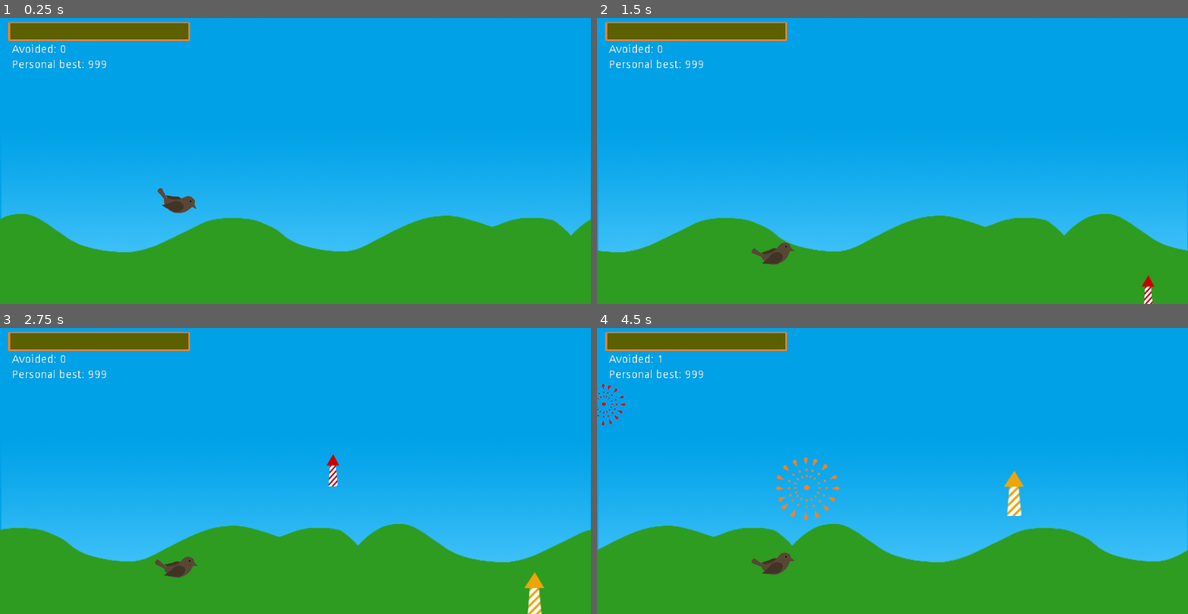
Above: before the commit, frames 1-4 (two rows, left to right).
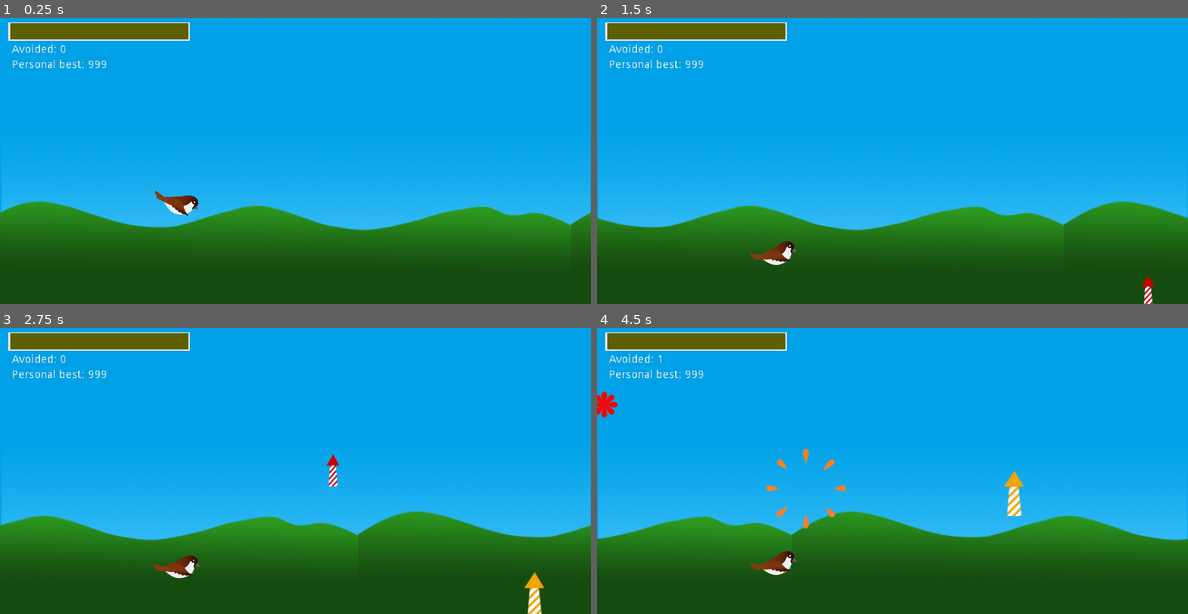
Above: after the commit, the same moments.

Repository: cuadrakev/Mint-Griffon-Game
Game: Godot game, scene res://scenes/Game.tscn
The game is run twice, just before and just after one commit, with the same random seed, the same clock (stepped at 60 frames per second) and the same inputs.
Inputs (mouse positions are in pixels of both pictures, inside the frame that each line leads up to):
- Up to frame 1 (0.25 s): no input
- Up to frame 2 (1.5 s): move the mouse to (1022, 146) at 0.52 s; click (1022, 146) at 0.67 s; move the mouse to (774, 175) at 1.27 s; click (774, 175) at 1.42 s
- Up to frame 3 (2.75 s): move the mouse to (354, 408) at 2.02 s; click (354, 408) at 2.17 s
- Up to frame 4 (4.5 s): move the mouse to (862, 528) at 2.77 s; click (862, 528) at 2.92 s; move the mouse to (1069, 513) at 3.52 s; click (1069, 513) at 3.67 s; move the mouse to (715, 428) at 4.27 s; click (715, 428) at 4.42 s

The runs differ from the first frame. In frame 1, 31% of the frame differs, in the area x 0-100%, y 1-100%; in frame 2, 30%; in frame 3, 30%; in frame 4, 31%.

Commit message:
Added fireworks animation and background change

Diff:
--- a/scenes/BirdSprites.tres
+++ b/scenes/BirdSprites.tres
@@ -1,14 +1,17 @@
-[gd_resource type="SpriteFrames" load_steps=10 format=2]
+[gd_resource type="SpriteFrames" load_steps=13 format=2]
 
-[ext_resource path="res://sprites/birds/sparrow/sparrow2.png" type="Texture" id=1]
-[ext_resource path="res://sprites/birds/sparrow/sparrow1.png" type="Texture" id=2]
-[ext_resource path="res://sprites/birds/sparrow/sparrow3.png" type="Texture" id=3]
-[ext_resource path="res://sprites/birds/sparrow/sparrow4.png" type="Texture" id=4]
-[ext_resource path="res://sprites/birds/sparrow/sparrow5.png" type="Texture" id=5]
+[ext_resource path="res://sprites/birds/sparrow/sparrow_4.png" type="Texture" id=1]
+[ext_resource path="res://sprites/birds/sparrow/sparrow_1.png" type="Texture" id=2]
+[ext_resource path="res://sprites/birds/sparrow/sparrow_6.png" type="Texture" id=3]
+[ext_resource path="res://sprites/birds/sparrow/sparrow_7.png" type="Texture" id=4]
+[ext_resource path="res://sprites/birds/sparrow/sparrow_5.png" type="Texture" id=5]
 [ext_resource path="res://sprites/birds/dove/dove1.png" type="Texture" id=6]
 [ext_resource path="res://sprites/birds/dove/dove2.png" type="Texture" id=7]
 [ext_resource path="res://sprites/birds/dove/dove4.png" type="Texture" id=8]
 [ext_resource path="res://sprites/birds/dove/dove3.png" type="Texture" id=9]
+[ext_resource path="res://sprites/birds/sparrow/sparrow_8.png" type="Texture" id=10]
+[ext_resource path="res://sprites/birds/sparrow/sparrow_3.png" type="Texture" id=11]
+[ext_resource path="res://sprites/birds/sparrow/sparrow_2.png" type="Texture" id=12]
 
 [resource]
 animations = [ {
@@ -17,7 +20,7 @@
 "name": "dove",
 "speed": 5.0
 }, {
-"frames": [ ExtResource( 2 ), ExtResource( 1 ), ExtResource( 3 ), ExtResource( 4 ), ExtResource( 5 ), ExtResource( 4 ), ExtResource( 3 ), ExtResource( 1 ), ExtResource( 2 ) ],
+"frames": [ ExtResource( 2 ), ExtResource( 12 ), ExtResource( 11 ), ExtResource( 1 ), ExtResource( 5 ), ExtResource( 3 ), ExtResource( 4 ), ExtResource( 10 ) ],
 "loop": true,
 "name": "sparrow",
 "speed": 15.0
--- /dev/null
+++ b/scenes/FireworkSprites.tres
@@ -0,0 +1,31 @@
+[gd_resource type="SpriteFrames" load_steps=17 format=2]
+
+[ext_resource path="res://sprites/fireworks/red_circle/red_circle_2.png" type="Texture" id=1]
+[ext_resource path="res://sprites/fireworks/red_circle/red_circle_7.png" type="Texture" id=2]
+[ext_resource path="res://sprites/fireworks/red_circle/red_circle_1.png" type="Texture" id=3]
+[ext_resource path="res://sprites/fireworks/orange_circle/orange_8.png" type="Texture" id=4]
+[ext_resource path="res://sprites/fireworks/orange_circle/orange_4.png" type="Texture" id=5]
+[ext_resource path="res://sprites/fireworks/red_circle/red_circle_3.png" type="Texture" id=6]
+[ext_resource path="res://sprites/fireworks/red_circle/red_circle_6.png" type="Texture" id=7]
+[ext_resource path="res://sprites/fireworks/orange_circle/orange_7.png" type="Texture" id=8]
+[ext_resource path="res://sprites/fireworks/red_circle/red_circle_8.png" type="Texture" id=9]
+[ext_resource path="res://sprites/fireworks/red_circle/red_circle_4.png" type="Texture" id=10]
+[ext_resource path="res://sprites/fireworks/orange_circle/orange_6.png" type="Texture" id=11]
+[ext_resource path="res://sprites/fireworks/red_circle/red_circle_5.png" type="Texture" id=12]
+[ext_resource path="res://sprites/fireworks/orange_circle/orange_5.png" type="Texture" id=13]
+[ext_resource path="res://sprites/fireworks/orange_circle/orange_1.png" type="Texture" id=14]
+[ext_resource path="res://sprites/fireworks/orange_circle/orange_3.png" type="Texture" id=15]
+[ext_resource path="res://sprites/fireworks/orange_circle/orange_2.png" type="Texture" id=16]
+
+[resource]
+animations = [ {
+"frames": [ ExtResource( 4 ), ExtResource( 14 ), ExtResource( 16 ), ExtResource( 15 ), ExtResource( 5 ), ExtResource( 13 ), ExtResource( 11 ), ExtResource( 8 ) ],
+"loop": true,
+"name": "orange",
+"speed": 8.0
+}, {
+"frames": [ ExtResource( 1 ), ExtResource( 6 ), ExtResource( 10 ), ExtResource( 12 ), ExtResource( 7 ), ExtResource( 2 ), ExtResource( 9 ), ExtResource( 3 ) ],
+"loop": true,
+"name": "red",
+"speed": 8.0
+} ]
--- a/scenes/FireworksNode.tscn
+++ b/scenes/FireworksNode.tscn
@@ -6,6 +6,7 @@
 [ext_resource path="res://scripts/FireworksNode.gd" type="Script" id=4]
 [ext_resource path="res://audio/boom1.wav" type="AudioStream" id=5]
 [ext_resource path="res://audio/swoosh2.wav" type="AudioStream" id=6]
+[ext_resource path="res://scenes/FireworkSprites.tres" type="SpriteFrames" id=7]
 
 [sub_resource type="CircleShape2D" id=1]
 radius = 7.85989
@@ -30,8 +31,16 @@
 collision_layer = 2
 
 [node name="Sprite" type="Sprite" parent="Explosion/Area2D"]
+visible = false
 scale = Vector2( 0.8, 0.8 )
 texture = ExtResource( 1 )
+
+[node name="AnimatedSprite" type="AnimatedSprite" parent="Explosion/Area2D"]
+frames = ExtResource( 7 )
+animation = "orange"
+frame = 4
+speed_scale = 1.2
+playing = true
 
 [node name="CollisionShape2D" type="CollisionShape2D" parent="Explosion/Area2D"]
 scale = Vector2( 8, 8 )
--- a/scenes/Game.tscn
+++ b/scenes/Game.tscn
@@ -3,13 +3,13 @@
 [ext_resource path="res://scripts/SceneScript.gd" type="Script" id=1]
 [ext_resource path="res://objects/BirdPlayer.tscn" type="PackedScene" id=2]
 [ext_resource path="res://scripts/hitCount.gd" type="Script" id=3]
-[ext_resource path="res://sprites/background/bg1.png" type="Texture" id=4]
+[ext_resource path="res://sprites/background/background_4.png" type="Texture" id=4]
 [ext_resource path="res://objects/GameBackground.tscn" type="PackedScene" id=5]
-[ext_resource path="res://sprites/background/bg_seam2_1.png" type="Texture" id=6]
-[ext_resource path="res://sprites/background/bg_seam.png" type="Texture" id=8]
-[ext_resource path="res://sprites/background/bgVer2.png" type="Texture" id=9]
+[ext_resource path="res://sprites/background/background_1.png" type="Texture" id=6]
+[ext_resource path="res://sprites/outline.png" type="Texture" id=7]
+[ext_resource path="res://sprites/background/background_2.png" type="Texture" id=8]
+[ext_resource path="res://sprites/background/background_3.png" type="Texture" id=9]
 [ext_resource path="res://scripts/Avoided.gd" type="Script" id=11]
-[ext_resource path="res://sprites/bar_outline.png" type="Texture" id=13]
 [ext_resource path="res://theme.tres" type="Theme" id=15]
 
 [node name="Scene" type="Node2D"]
@@ -24,7 +24,7 @@
 [node name="Outline" type="Sprite" parent="CanvasLayer/StressBar"]
 position = Vector2( 108, 0 )
 scale = Vector2( 1.04, 1.2 )
-texture = ExtResource( 13 )
+texture = ExtResource( 7 )
 
 [node name="ProgressBar" type="ProgressBar" parent="CanvasLayer/StressBar"]
 margin_left = -3.0
@@ -59,8 +59,8 @@
 text = "Personal best: 999"
 
 [node name="BackgroundScroller" parent="." instance=ExtResource( 5 )]
-BackgroundTextures = [ ExtResource( 4 ), ExtResource( 9 ) ]
-BackgroundSeams = [ ExtResource( 8 ), ExtResource( 6 ) ]
+BackgroundTextures = [ ExtResource( 6 ), ExtResource( 4 ) ]
+BackgroundSeams = [ ExtResource( 8 ), ExtResource( 9 ) ]
 
 [node name="BirdPlayer" parent="." instance=ExtResource( 2 )]
 position = Vector2( 221, 186 )
--- a/scenes/PurpleFwNode.tscn
+++ b/scenes/PurpleFwNode.tscn
@@ -6,6 +6,7 @@
 [ext_resource path="res://scripts/FireworksNode.gd" type="Script" id=4]
 [ext_resource path="res://audio/boom2.wav" type="AudioStream" id=5]
 [ext_resource path="res://audio/swoosh2.wav" type="AudioStream" id=6]
+[ext_resource path="res://scenes/FireworkSprites.tres" type="SpriteFrames" id=7]
 
 [sub_resource type="CircleShape2D" id=1]
 radius = 7.85989
@@ -31,8 +32,16 @@
 collision_layer = 2
 
 [node name="Sprite" type="Sprite" parent="Explosion/Area2D"]
+visible = false
 scale = Vector2( 0.5, 0.5 )
 texture = ExtResource( 2 )
+
+[node name="AnimatedSprite" type="AnimatedSprite" parent="Explosion/Area2D"]
+frames = ExtResource( 7 )
+animation = "red"
+frame = 3
+speed_scale = 1.2
+playing = true
 
 [node name="CollisionShape2D" type="CollisionShape2D" parent="Explosion/Area2D"]
 scale = Vector2( 4.8, 4.8 )
Not shown: 1 places in scenes/FireworksNode.tscn that only renumber resources
Not shown: 1 places in scenes/PurpleFwNode.tscn that only renumber resources
Binary file added: sprites/background/background_1.png
Not shown, added: sprites/background/background_1.png.import
Binary file added: sprites/background/background_2.png
Not shown, added: sprites/background/background_2.png.import
Binary file added: sprites/background/background_3.png
Not shown, added: sprites/background/background_3.png.import
Binary file added: sprites/background/background_4.png
Not shown, added: sprites/background/background_4.png.import
Binary file added: sprites/background/cloud.png
Not shown, added: sprites/background/cloud.png.import
(and 50 more such lines)
